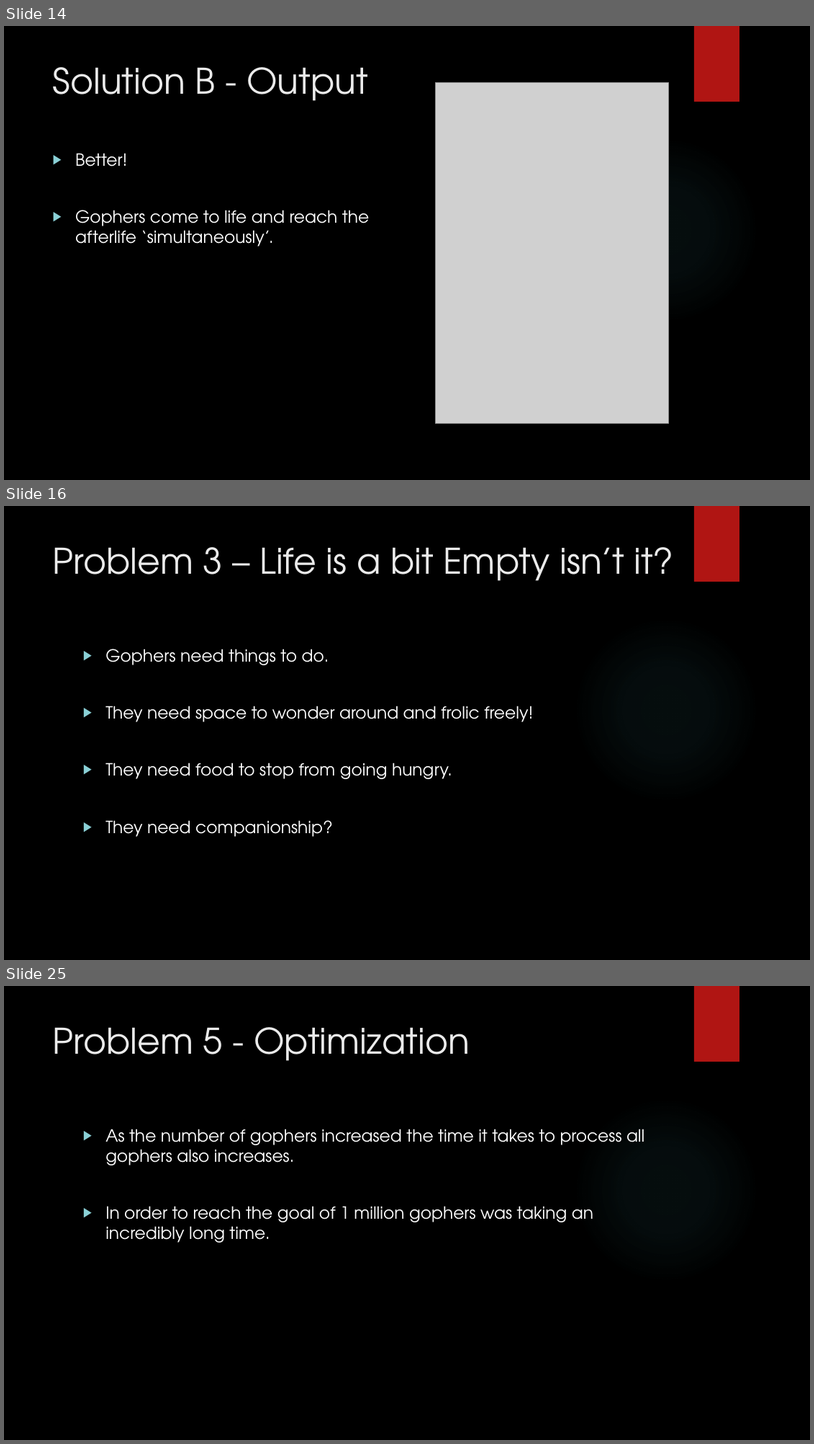
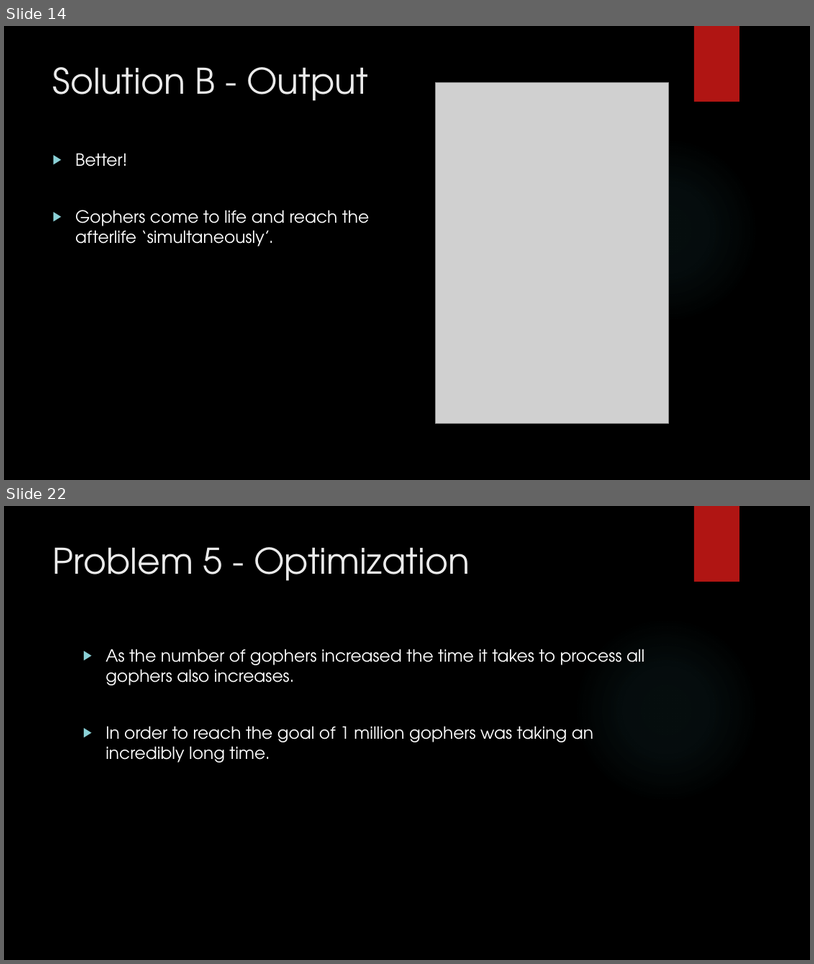
Before and after one commit to jaminologist/GopherLife, a slide deck: GopherLife.pptx. Shown one above the other, each under a label of ours: slides 14, 16 and 25 before the commit, slides 14 and 22 after it; the slides between them are not shown. The pictures are 814x1444 and 814x964 pixels, drawn with LibreOffice and Linux fonts; fonts in the diff are those of the drawing; grey boxes stand for pictures; background and template pictures are left out. Boxes give left, top, right and bottom in pixels: in the first picture for what was removed or moved away, otherwise in the second. Text is boxed around its words. In the diff, an @@ line names an element or a change of style, - is before the commit and + after.

```diff
--- a/GopherLife.pptx
+++ b/GopherLife.pptx
@@ slide 16 removed at bbox=[4, 506, 810, 960], background picture (left out); not listed: 2 template elements that a slide beside it also shows @@
@@ title removed at bbox=[53, 547, 674, 581] @@
-Problem 3 – Life is a bit Empty isn’t it?
@@ text removed at bbox=[106, 649, 533, 836] @@
-▶ Gophers need things to do.
-▶ They need space to wonder around and frolic freely!
-▶ They need food to stop from going hungry.
-▶ They need companionship?
@@ what was slide 25 is now slide 22 @@
```
Also in this commit, not shown: 3 slides changed, 4 slides added, 6 other slides removed, 4 other files.
